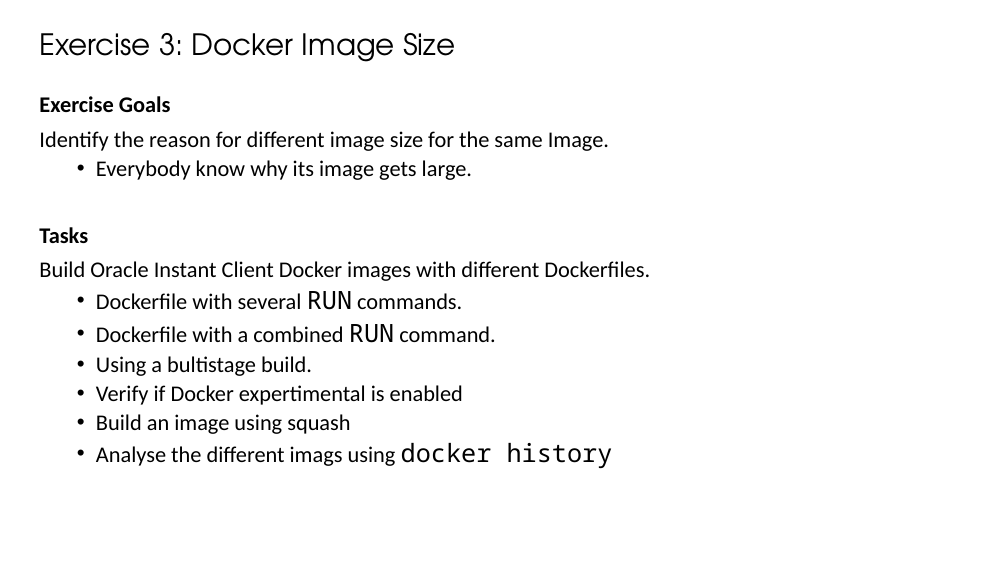
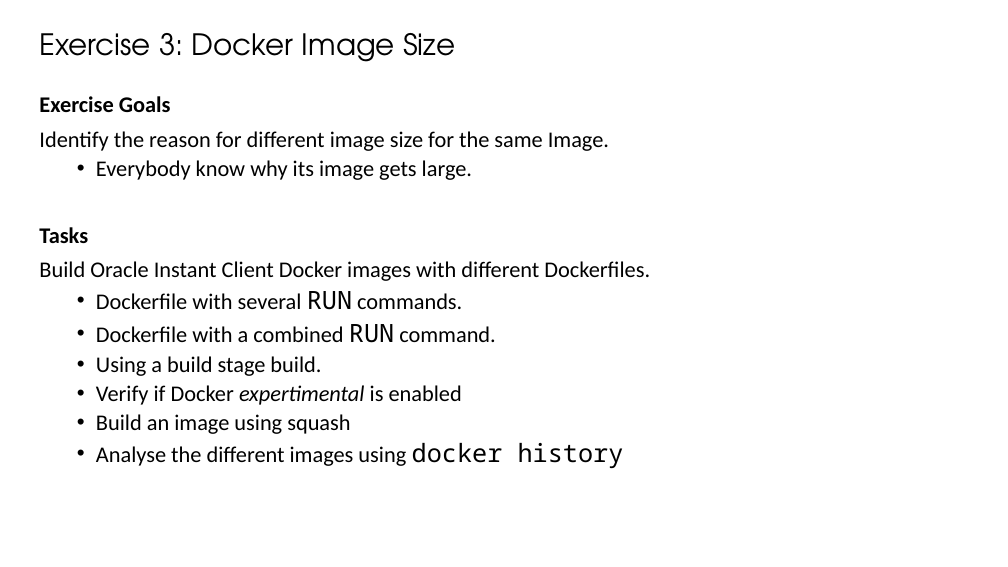
Before and after one commit to oehrlis/o-db-docker, a slide deck: slide 4 of doc/O-DB-DOCKER_Workshop_Exercise.pptx. Drawn at 1008x567 pixels with LibreOffice and Linux fonts; fonts in the diff are those of the drawing; background and template pictures are left out. Boxes give left, top, right and bottom in pixels: in the first picture for what was removed or moved away, otherwise in the second. Text is boxed around its words. In the diff, an @@ line names an element or a change of style, - is before the commit and + after.

```diff
--- a/doc/O-DB-DOCKER_Workshop_Exercise.pptx
+++ b/doc/O-DB-DOCKER_Workshop_Exercise.pptx
@@ text at bbox=[96, 356, 321, 376]: text changed @@
-  • Using a bultistage build.
+  • Using a build stage build.
@@ text at bbox=[96, 385, 462, 405]: italic on in "expertimental" @@
@@ text at bbox=[96, 443, 624, 468]: text changed @@
-  • Analyse the different imags using docker history
+  • Analyse the different images using docker history
```
Also in this commit, not shown: 5 other slides changed, 13 other files.
